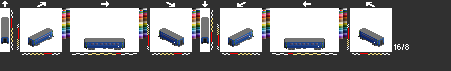
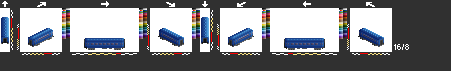
Layer changes from the first 451×71 image to the second:
hid "nsb1" over [1, 17, 384, 47]
showed "bl", painted on it over [1, 17, 384, 50]
hid "al", painted on it over [1, 17, 384, 50]
